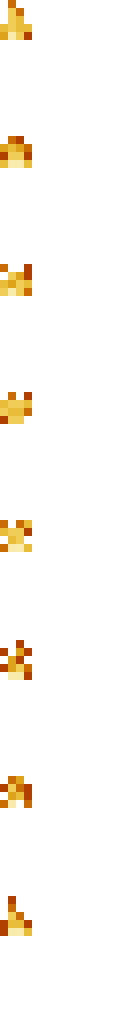
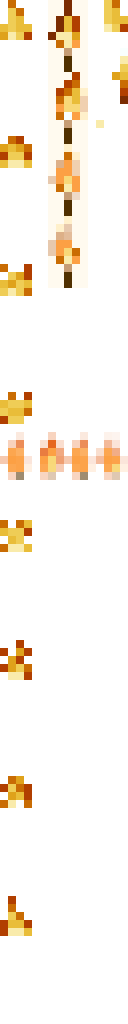
The second 128 × 1024 image is a revision of the first. Changes to its layers:
added layer "Pasted Layer" above "campfire_fire.png" over [96, 432, 128, 480]
painted on "campfire_fire.png" over [0, 0, 128, 480]
